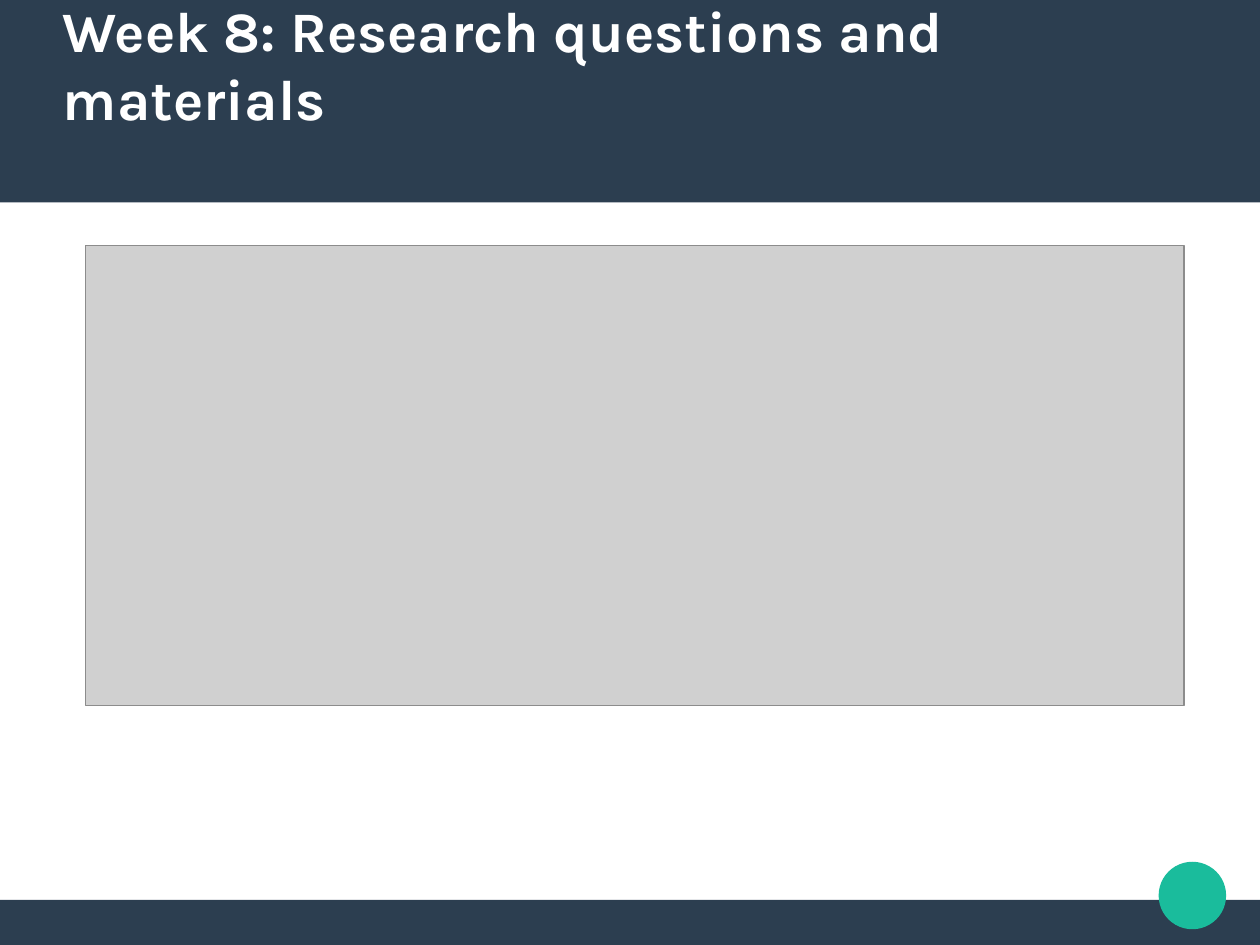
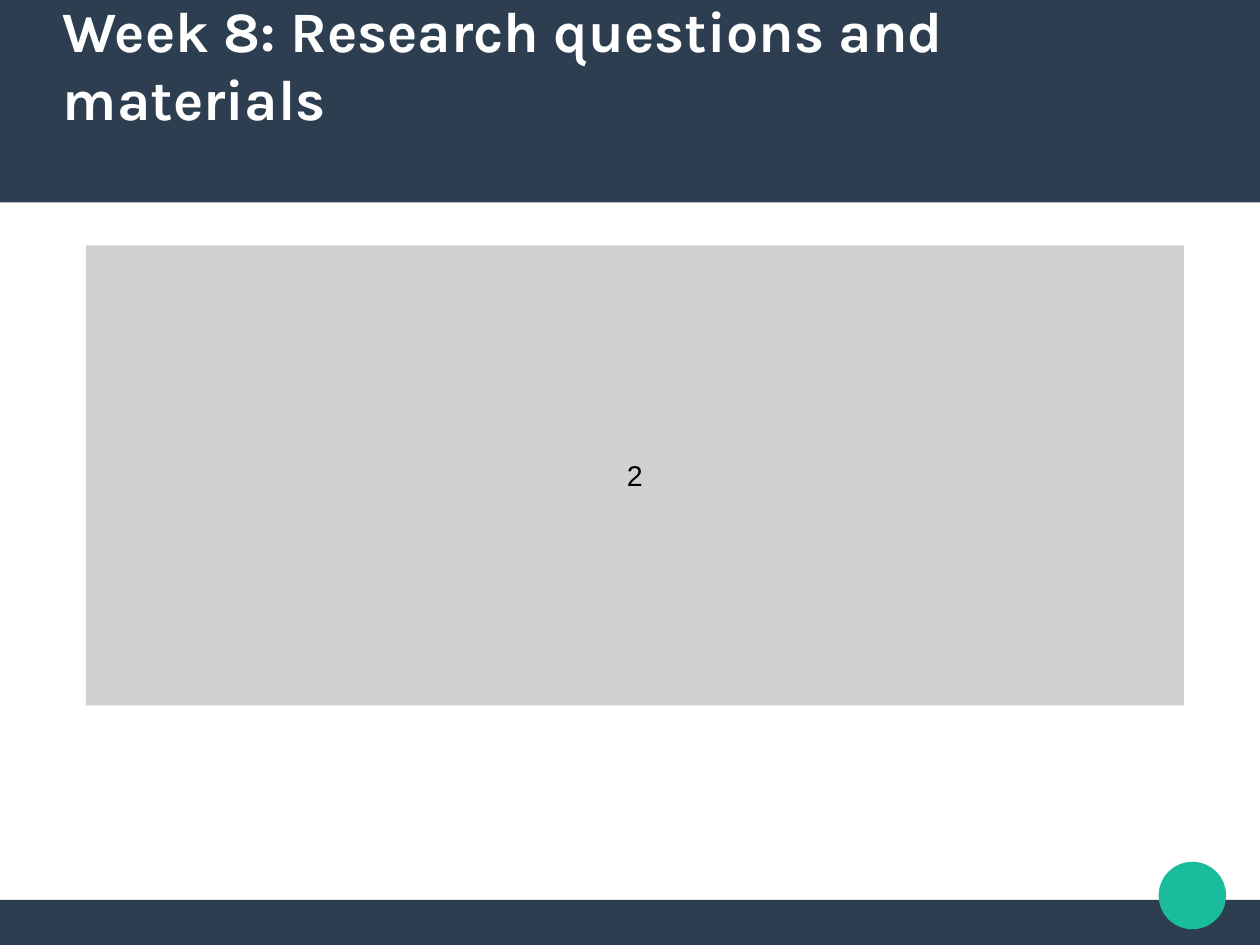
Before and after one commit to rian39/socl923, a slide deck: slide 1 of lectures/week8.odp. Drawn at 1260x945 pixels with LibreOffice and Linux fonts; fonts in the diff are those of the drawing; grey boxes stand for pictures. Boxes give left, top, right and bottom in pixels: in the first picture for what was removed or moved away, otherwise in the second. Text is boxed around its words. In the diff, an @@ line names an element or a change of style, - is before the commit and + after.

Commit message:
week 9 slides

```diff
--- a/lectures/week8.odp
+++ b/lectures/week8.odp
@@ text in picture at <box>627,466,643,486</box>: text added @@
+2
```
Also in this commit, not shown: 3 other files.
